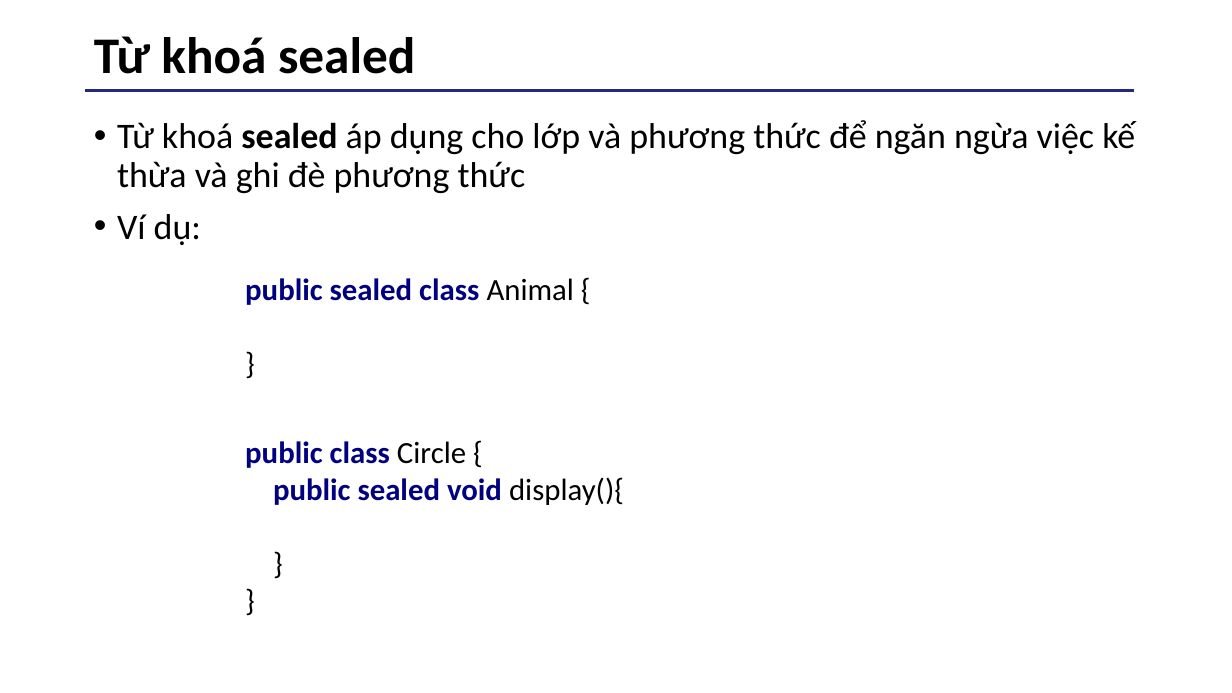
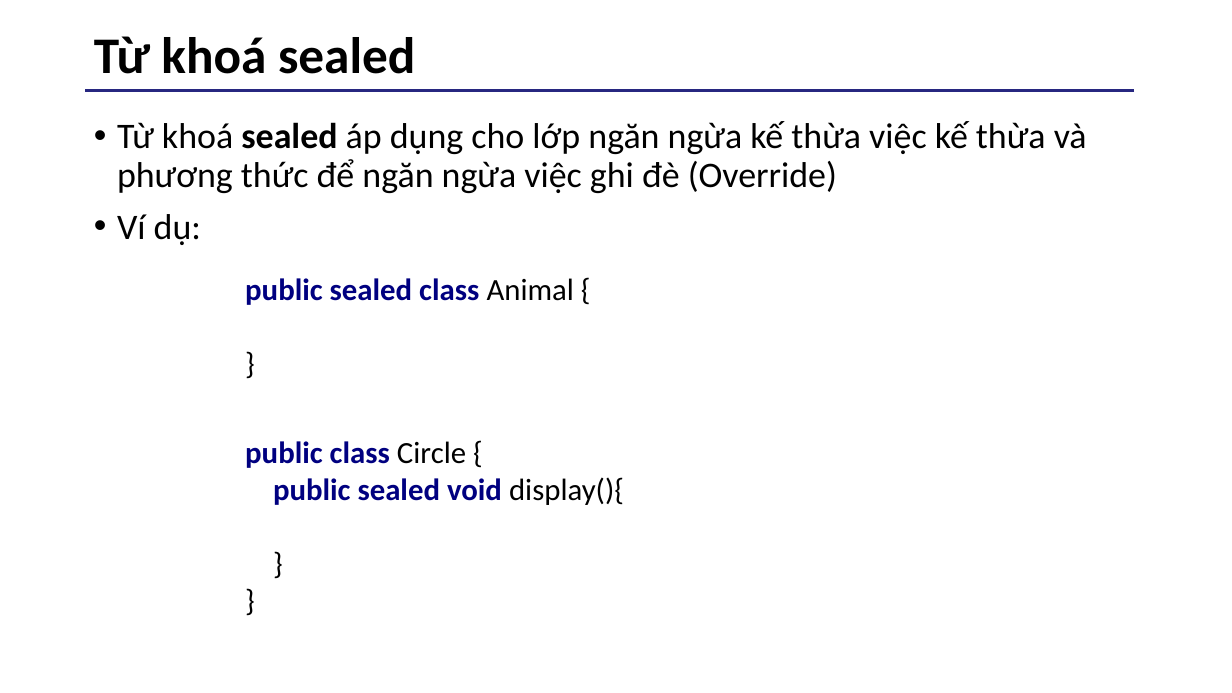
Before and after one commit to nhanvo-1811/codegym-bootcamp, a slide deck: slide 30 of session 2/Slide/F.Slide 04 - Inheritance.pptx. Drawn at 1232x693 pixels with LibreOffice and Linux fonts; fonts in the diff are those of the drawing; background and template pictures are left out. Boxes give left, top, right and bottom in pixels: in the first picture for what was removed or moved away, otherwise in the second. Text is boxed around its words. In the diff, an @@ line names an element or a change of style, - is before the commit and + after.

```diff
--- a/session 2/Slide/F.Slide 04 - Inheritance.pptx
+++ b/session 2/Slide/F.Slide 04 - Inheritance.pptx
@@ text at <box>117,121,1087,193</box>: text changed @@
-• Từ khoá sealed áp dụng cho lớp và phương thức để ngăn ngừa việc kế thừa và ghi đè phương thức
+• Từ khoá sealed áp dụng cho lớp ngăn ngừa kế thừa việc kế thừa và phương thức để ngăn ngừa việc ghi đè (Override)
```
Also in this commit, not shown: 1 other slide changed, 59 other files.
